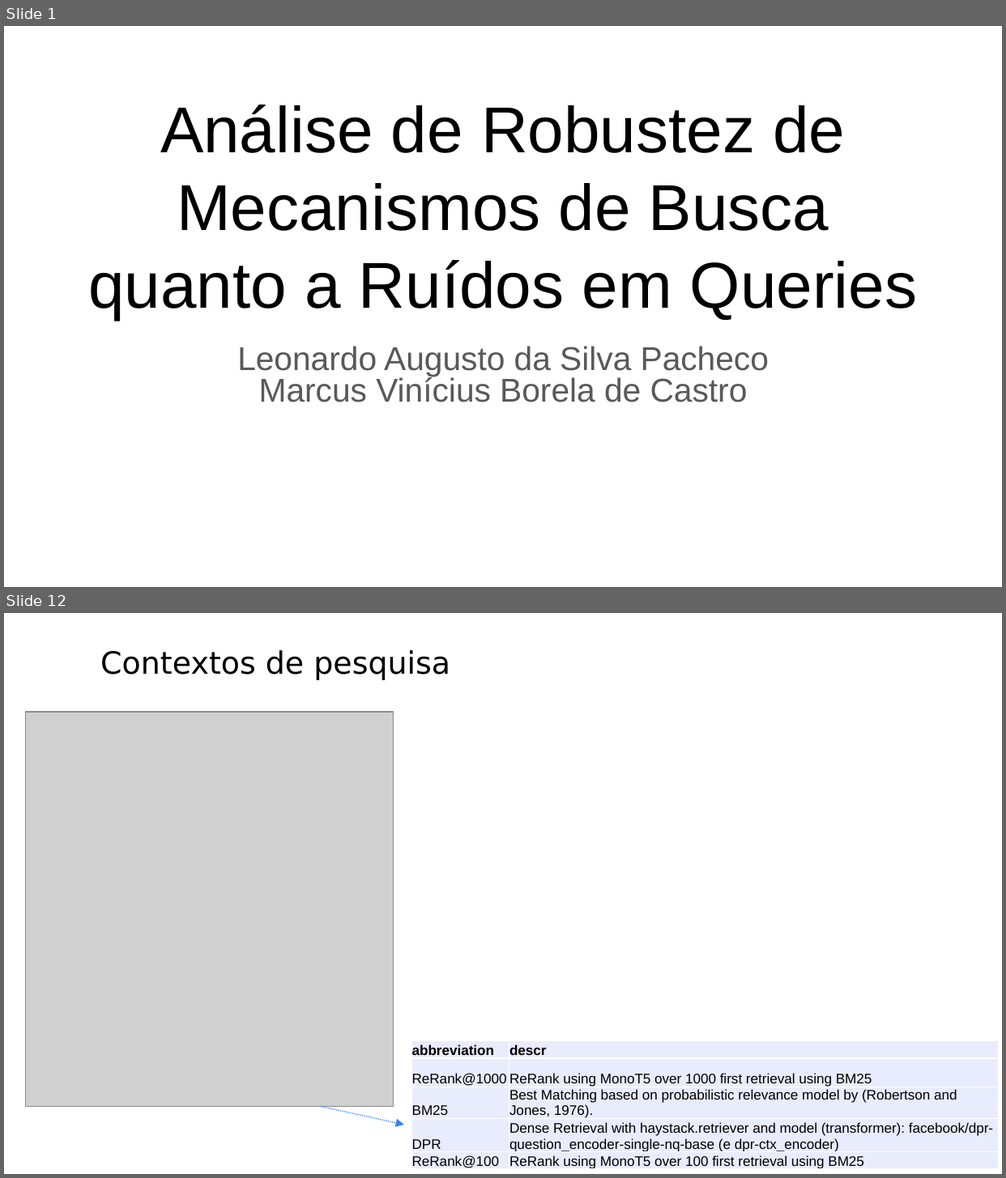
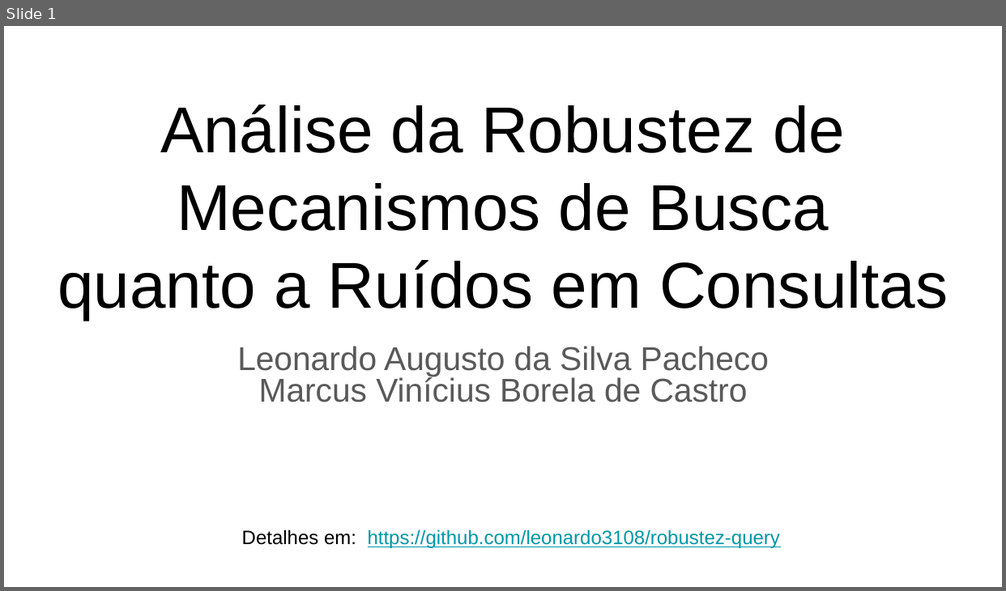
Before and after one commit to leonardo3108/robustez-query, a slide deck: docs/presentations/Apresentação final - 20211209.pptx. Shown one above the other, each under a label of ours: slides 1 and 12 before the commit, slide 1 after it; the slides between them are not shown. The pictures are 1006x1178 and 1006x591 pixels, drawn with LibreOffice and Linux fonts; fonts in the diff are those of the drawing; grey boxes stand for pictures. Boxes give left, top, right and bottom in pixels: in the first picture for what was removed or moved away, otherwise in the second. Text is boxed around its words. In the diff, an @@ line names an element or a change of style, - is before the commit and + after.

```diff
--- a/docs/presentations/Apresentação final - 20211209.pptx
+++ b/docs/presentations/Apresentação final - 20211209.pptx
@@ slide 12 removed at bbox=[4, 613, 1002, 1174], background #FFFFFF @@
@@ text removed at bbox=[100, 650, 450, 680] @@
-Contextos de pesquisa
@@ picture removed at bbox=[26, 712, 393, 1107] @@
@@ table removed at bbox=[411, 1041, 999, 1172], 5 rows, 2 columns @@
-abbreviation | descr
-ReRank@1000 | ReRank using MonoT5 over 1000 first retrieval using BM25
-BM25 | Best Matching based on probabilistic relevance model by (Robertson and Jones, 1976).
-DPR | Dense Retrieval with haystack.retriever and model (transformer): facebook/dpr-question_encoder-single-nq-base (e dpr-ctx_encoder)
-ReRank@100 | ReRank using MonoT5 over 100 first retrieval using BM25
@@ arrow removed from (321, 1107) to (404, 1125) @@
@@ slide 1 changed as well @@
@@ title at bbox=[57, 105, 948, 320]: text changed @@
-Análise de Robustez de Mecanismos de Busca
-quanto a Ruídos em Queries
+Análise da Robustez de Mecanismos de Busca
+quanto a Ruídos em Consultas
@@ text added at bbox=[242, 530, 780, 548], 14 pt, text #0097A7, underline @@
+Detalhes em: https://github.com/leonardo3108/robustez-query
```
Also in this commit, not shown: 1 other slide changed, 11 slides added, 29 other slides removed.
